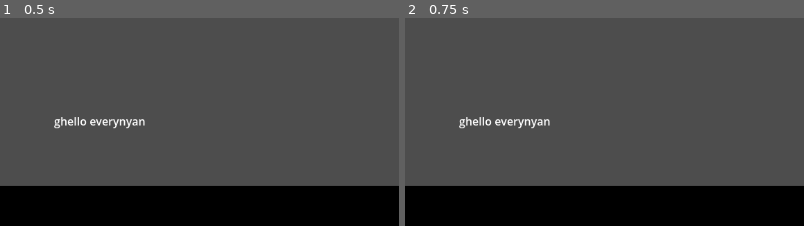
Above: before the commit, frames 1-2 (left to right).
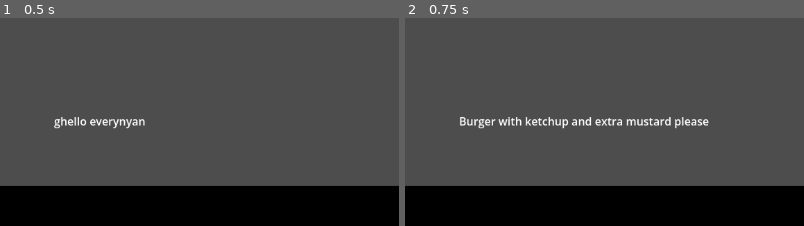
Above: after the commit, the same moments.

Repository: ZiyadAziz/Strange-Tavern
Game: Godot game, scene res://scenes/game.tscn
The game is run twice, just before and just after one commit, with the same random seed, the same clock (stepped at 60 frames per second) and the same inputs.
Inputs (mouse positions are % of the whole screen's width and height, from its top left):
- Up to frame 1 (0.5 s): no input
- Up to frame 2 (0.75 s): tap Enter at 0.5 s; move the mouse to (76, 34) at 0.52 s; click (76, 34) at 0.67 s
The pictures show only the part of the screen within x 0-50%, y 25-75%; the shares and areas given below are measured in that part.

Frame 1 is identical in both runs. In frame 2, 1.5% of the frame differs, in the area x 13-77%, y 47-54%.

Commit message:
updated the customer

Diff:
--- a/scenes/game.tscn
+++ b/scenes/game.tscn
@@ -1,19 +1,23 @@
 [gd_scene format=3 uid="uid://boke01ni5eisw"]
 
+[ext_resource type="Script" uid="uid://bn5maxh23b082" path="res://scripts/game_manager.gd" id="1_lnu2h"]
 [ext_resource type="Texture2D" uid="uid://c55gjbsebqr31" path="res://assets/prototypeCountertop.png" id="1_uwrxv"]
 [ext_resource type="PackedScene" uid="uid://8cxbnjc3kgod" path="res://scenes/test_customer.tscn" id="2_yqjtg"]
 
 [node name="Game" type="Node2D" unique_id=891971933]
 
-[node name="Camera2D" type="Camera2D" parent="." unique_id=267170569]
+[node name="GameManager" type="Node" parent="." unique_id=384307586]
+script = ExtResource("1_lnu2h")
 
-[node name="CustomerDialogue" type="Label" parent="." unique_id=1269525547]
+[node name="CustomerDialogue" type="Label" parent="GameManager" unique_id=1269525547]
 z_index = 2
 offset_left = -498.0
 offset_top = 8.0
 offset_right = -144.0
 offset_bottom = 165.0
 text = "ghello everynyan"
+
+[node name="Camera2D" type="Camera2D" parent="." unique_id=267170569]
 
 [node name="Countertop" type="Node2D" parent="." unique_id=401449609]
 
--- /dev/null
+++ b/scripts/game_manager.gd
@@ -0,0 +1,7 @@
+extends Node
+
+var score = 0
+@onready var customer_dialogue: Label = $CustomerDialogue
+
+func update_dialogue(dialogue: String):
+	customer_dialogue.text = dialogue
--- a/scripts/test_customer.gd
+++ b/scripts/test_customer.gd
@@ -1,4 +1,6 @@
 extends Area2D
+
+@onready var game_manager = get_node("/root/Game/GameManager")
 
 #These dont need to be edited
 var dialogue := "Burger with ketchup and extra mustard please"
@@ -12,6 +14,11 @@
 
 func _input_event(viewport: Viewport, event: InputEvent, shape_idx: int) -> void:
 	if event is InputEventMouseButton and event.button_index == MOUSE_BUTTON_LEFT and event.is_pressed():
+		game_manager.update_dialogue(dialogue)
 		print("Sprite Clicked!")
 		print(dialogue)
 		print(order)
+
+		if !order_taken:
+			#need to figure out how to instantiate the order
+			pass
Not shown, added: scripts/game_manager.gd.uid
